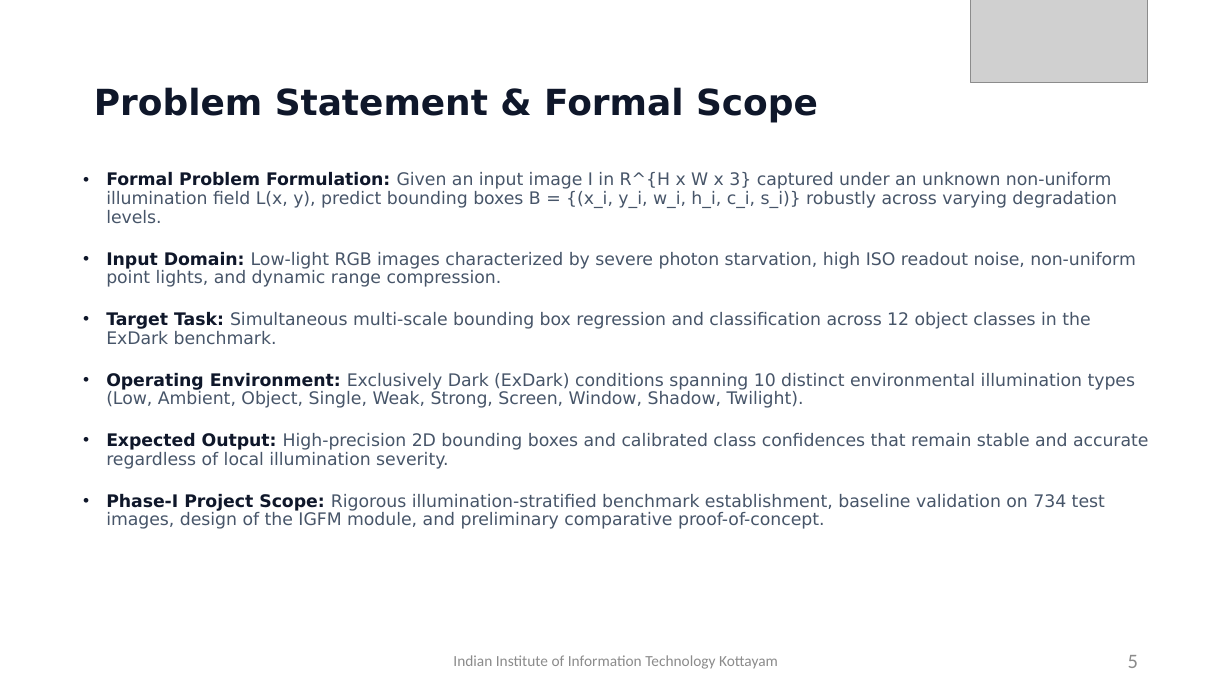
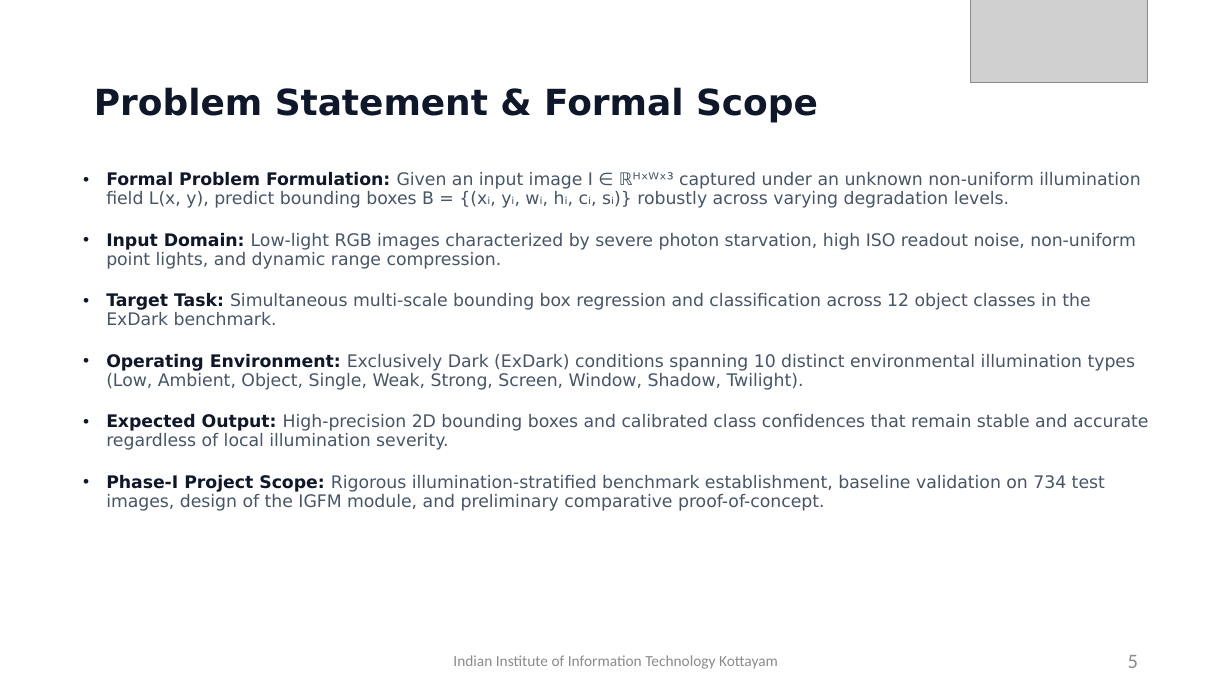
Before and after one commit to roshanbinoj-iiitk/Illumination-Aware-Object-Detection, a slide deck: slide 5 of outputs/BTP_Phase1_Presentation.pptx. Drawn at 1232x693 pixels with LibreOffice and Linux fonts; fonts in the diff are those of the drawing; grey boxes stand for pictures. Boxes give left, top, right and bottom in pixels: in the first picture for what was removed or moved away, otherwise in the second. Text is boxed around its words. In the diff, an @@ line names an element or a change of style, - is before the commit and + after.

Commit message:
fix: Format Formal Problem Formulation with Unicode math symbols in PPTX and PDF

```diff
--- a/outputs/BTP_Phase1_Presentation.pptx
+++ b/outputs/BTP_Phase1_Presentation.pptx
@@ text at box(106, 172, 1140, 208): text changed @@
-• Formal Problem Formulation: Given an input image I in R^{H x W x 3} captured under an unknown non-uniform illumination field L(x, y), predict bounding boxes B = {(x_i, y_i, w_i, h_i, c_i, s_i)} robustly across varying degradation levels.
+• Formal Problem Formulation: Given an input image I ∈ ℝᴴˣᵂˣ³ captured under an unknown non-uniform illumination field L(x, y), predict bounding boxes B = {(xᵢ, yᵢ, wᵢ, hᵢ, cᵢ, sᵢ)} robustly across varying degradation levels.
```
Also in this commit, not shown: 3 other files.
